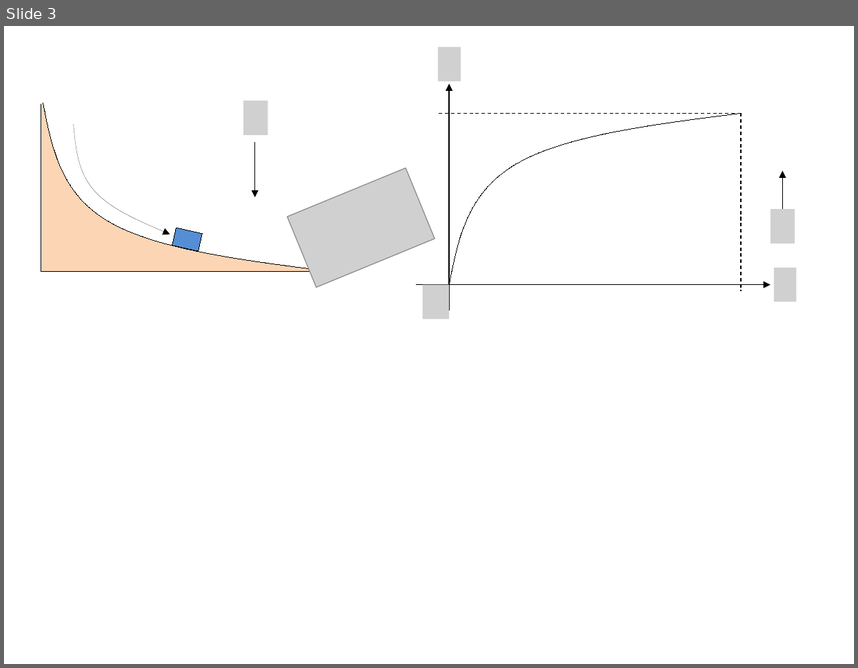
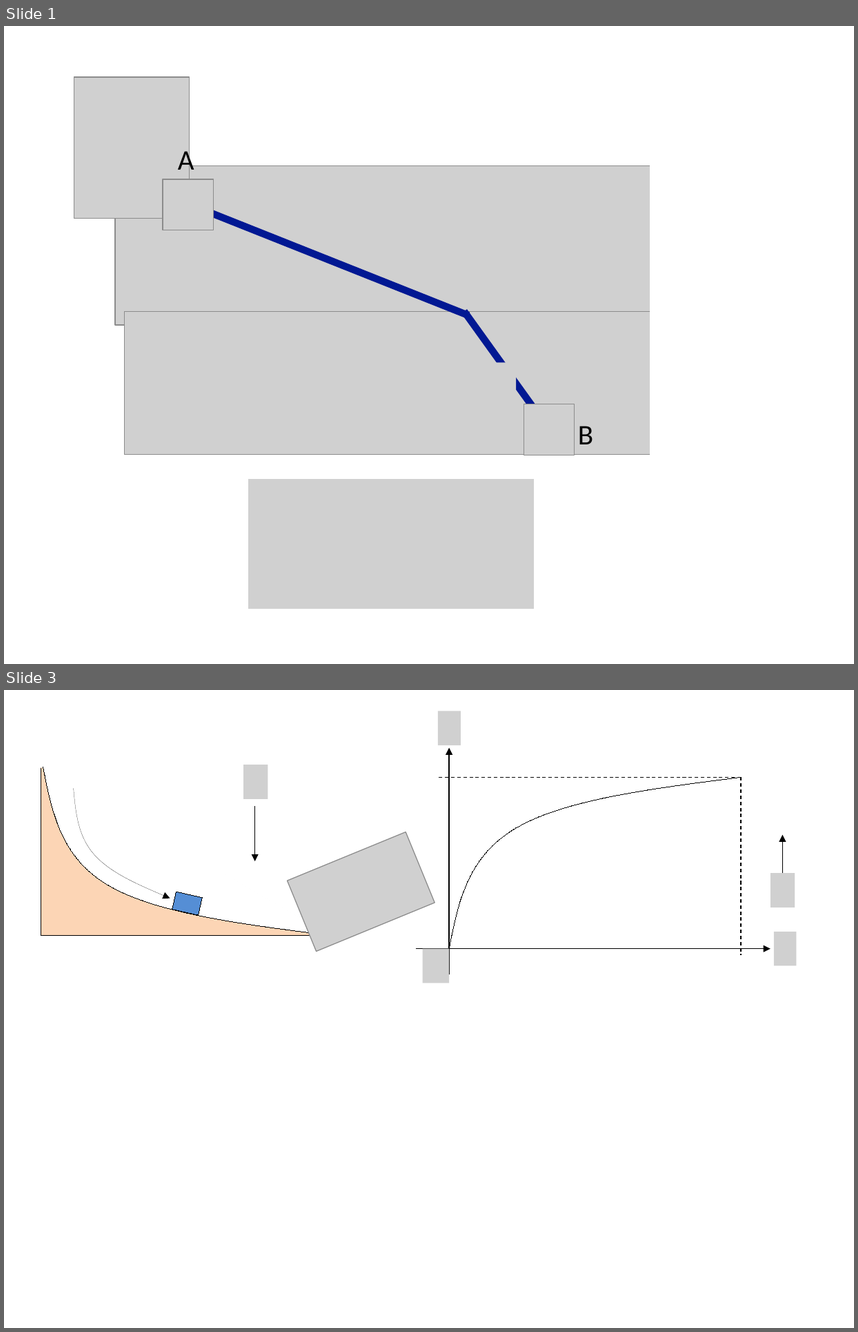
Before and after one commit to kaityo256/classical_mechanics, a slide deck: variational_principle/fig/fig.pptx. Shown one above the other, each under a label of ours: slide 3 before the commit, slides 1 and 3 after it; the slides between them are not shown. The pictures are 858x668 and 858x1332 pixels, drawn with LibreOffice and Linux fonts; fonts in the diff are those of the drawing; grey boxes stand for pictures. Boxes give left, top, right and bottom in pixels: in the first picture for what was removed or moved away, otherwise in the second. Text is boxed around its words. In the diff, an @@ line names an element or a change of style, - is before the commit and + after.

```diff
--- a/variational_principle/fig/fig.pptx
+++ b/variational_principle/fig/fig.pptx
@@ slide 1 added at box(4, 26, 854, 664), background #FFFFFF @@
@@ picture added at box(74, 77, 190, 218) @@
@@ text added at box(178, 146, 194, 176), 24 pt, text #000000 @@
+A
@@ picture added at box(115, 165, 671, 324) @@
@@ rectangle added at box(650, 158, 683, 472), fill #FFFFFF @@
@@ picture added at box(163, 179, 214, 230) @@
@@ line added from (190, 205) to (468, 315), #011893 6 pt @@
@@ picture added at box(312, 192, 361, 248) @@
@@ picture added at box(559, 209, 617, 265) @@
@@ picture added at box(125, 311, 663, 454) @@
@@ line added from (464, 311) to (549, 429), #011893 6 pt @@
@@ picture added at box(198, 357, 260, 413) @@
@@ picture added at box(465, 363, 517, 419) @@
@@ picture added at box(524, 404, 575, 455) @@
@@ text added at box(578, 426, 593, 444), 24 pt, text #000000 @@
+B
@@ picture added at box(248, 478, 534, 608) @@
```
Also in this commit, not shown: 1 slide changed, 1 other slide added, 1 slide removed.
